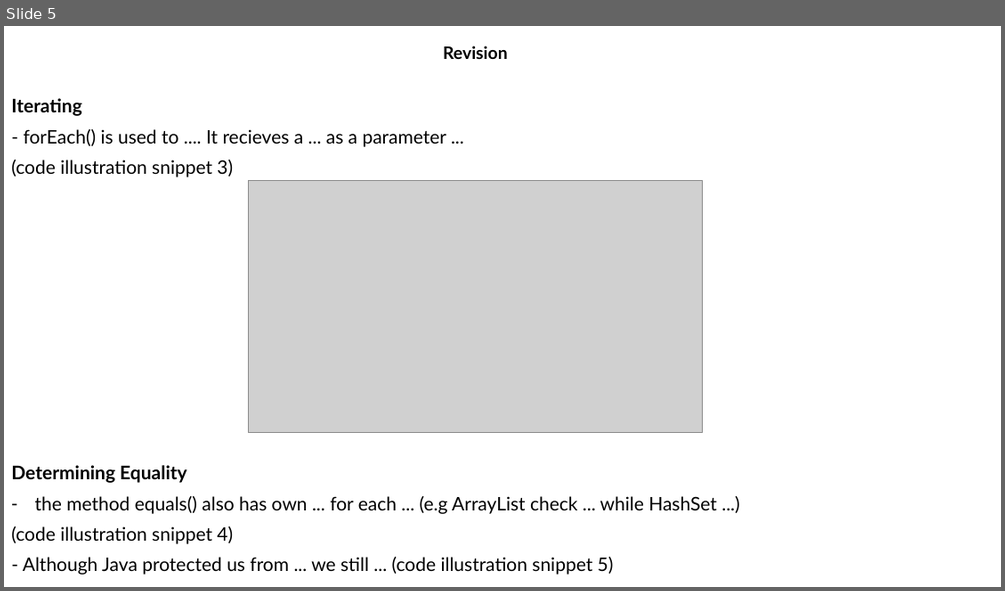
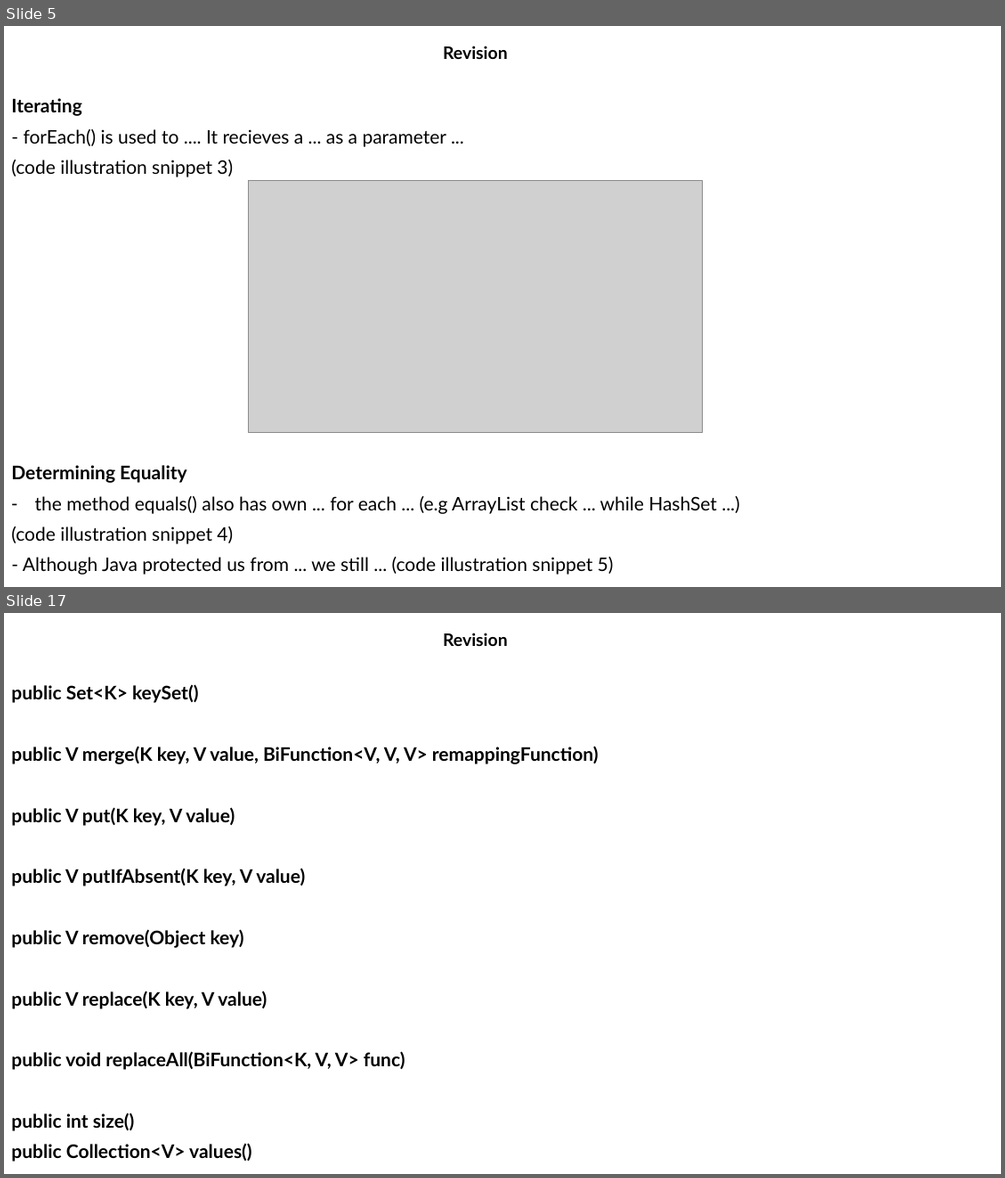
Before and after one commit to MaiDinhVinh/CS-Java, a slide deck: OCP17/Chapter 9 - Collections and Generics.pptx. Shown one above the other, each under a label of ours: slide 5 before the commit, slides 5 and 17 after it; the slides between them are not shown. The pictures are 1005x591 and 1005x1178 pixels, drawn with LibreOffice and Linux fonts; fonts in the diff are those of the drawing; grey boxes stand for pictures. Boxes give left, top, right and bottom in pixels: in the first picture for what was removed or moved away, otherwise in the second. Text is boxed around its words. In the diff, an @@ line names an element or a change of style, - is before the commit and + after.

```diff
--- a/OCP17/Chapter 9 - Collections and Generics.pptx
+++ b/OCP17/Chapter 9 - Collections and Generics.pptx
@@ slide 17 added at [4, 613, 1001, 1174], background #FFFFFF @@
@@ subtitle added at [443, 633, 508, 646], 16.6 pt, text #000000, bold @@
+Revision
@@ text added at [11, 684, 599, 1161], 18 pt, text #000000, bold @@
+public Set<K> keySet()
+public V merge(K key, V value, BiFunction<V, V, V> remappingFunction)
+public V put(K key, V value)
+public V putIfAbsent(K key, V value)
+public V remove(Object key)
+public V replace(K key, V value)
+public void replaceAll(BiFunction<K, V, V> func)
+public int size()
+public Collection<V> values()
```
Also in this commit, not shown: 1 slide changed, 16 other slides added.
